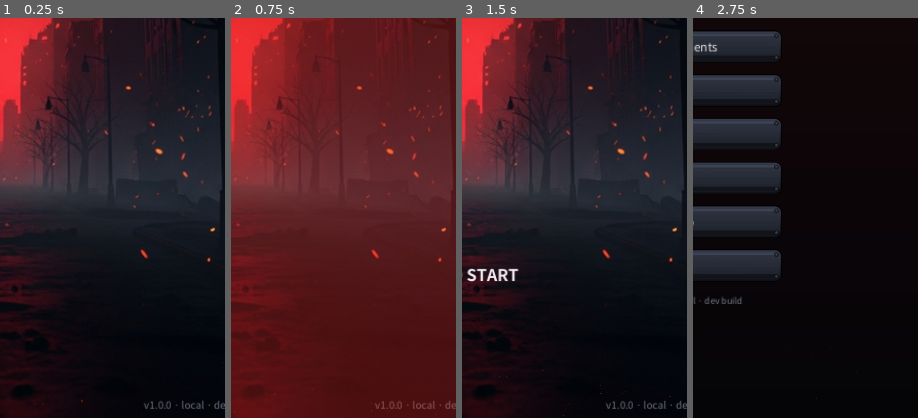
Above: before the commit, frames 1-4 (left to right).
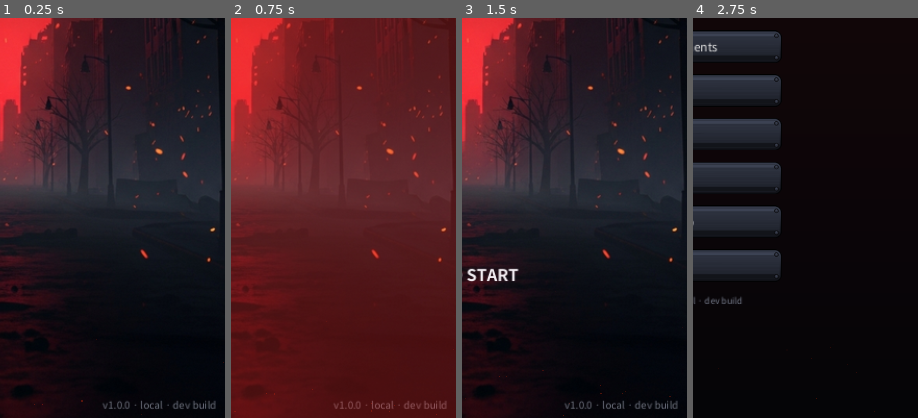
Above: after the commit, the same moments.

Repository: kosj/game_action_defence
Game: Godot game, scene res://scenes/TitleScreen.tscn
Same seed, same stepped clock (60 frames per second), same inputs: the game is played once before the commit and once after it. Sound files missing from this copy of the repository are replaced by a short silence.
Inputs (mouse positions are % of the whole screen's width and height, from its top left):
- Up to frame 1 (0.25 s): no input
- Up to frame 2 (0.75 s): tap Enter at 0.5 s; move the mouse to (72, 45) at 0.52 s; click (72, 45) at 0.67 s
- Up to frame 3 (1.5 s): tap Enter at 1.25 s; drag from (30, 55) to (45, 70) at 1.27 s
- Up to frame 4 (2.75 s): tap Enter at 2 s; move the mouse to (60, 28) at 2.02 s; click (60, 28) at 2.17 s
The pictures show only the part of the screen within x 50-100%, y 50-100%; the shares and areas given below are measured in that part.

The runs differ from the first frame. In frame 1, 0.5% of the frame differs, in the area x 45-100%, y 95-98%; in frame 2, 0.4%; in frame 3, 0.5%; in frame 4, nothing differs.

Commit message:
fix(ui): 보상 카드·타이틀 버전 라벨 텍스트 넘침 수정 + 검증 체계 보강
지난 점검이 두 곳을 놓쳤다. 원인은 도구의 한계였고 둘 다 고쳤다.

놓친 원인 1 — 인벤토리를 손으로 만들어 ChestRewardPanel 자체가 빠졌다.
놓친 원인 2 — 전체 문자열 길이만 봤다. 줄바꿈이 켜진 위젯은 "쪼갤 수 없는 가장 긴
단어"가 한 줄에 들어가야 하는데 그 검사가 없었다.

수정한 버그:
- 보물상자 보상 카드: 카드 4장일 때 카드 128px 에서 기본 콘텐츠 여백 18*2 를 빼면
  글자 자리가 92px 뿐인데, 아이템 이름 "Thunderstorm"(94.5px)·"Flamethrower"
  (92.4px) 가 더 넓어 카드 밖으로 삐져나왔다. UIStyle.panel() 에 content_margin
  인자를 열고 카드만 10 으로 줄여 안쪽을 108px 로 넓혔다(여유 12.5%).
- 타이틀 화면 버전 라벨: 박스가 116px 인데 빌드 문자열은 295px 라 2.5배 넘쳐
  우측 정렬 글자가 화면 왼쪽으로 흘러나왔다. 박스를 346px 로 넓히고 clip_text 추가.

검증 체계 보강(tools/check_text_fit.py):
- 케이스별 mode 추가. "word" 는 가장 긴 단어를 재서 줄바꿈 위젯을 검사한다.
- 놓쳤던 화면을 케이스에 추가: 보물상자 카드(4장/3장), 레벨업 카드, 캐릭터 카드,
  영구 강화 카드, 타이틀 3종, 광고 오버레이 3종.
- 커버리지 검사 추가: 텍스트 위젯이 있는 파일인데 케이스도 면제도 없으면 실패한다.
  ChestRewardPanel 을 목록에서 빼면 실제로 검출되는 것을 확인했다.
- 수정 전 값(안쪽 92px)으로 되돌리면 도구가 보상 카드 넘침을 잡는 것도 확인했다.

현재 39개 케이스 · 넘침 0 · 빠듯 0 · 미검증 파일 0.

Co-Authored-By: Claude Fable 5 <noreply@anthropic.com>
Claude-Session: https://claude.ai/code/session_01A6Ee1Gfh6a9JK5j9ExC4KB

Diff:
--- a/scripts/ChestRewardPanel.gd
+++ b/scripts/ChestRewardPanel.gd
@@ -418,7 +418,10 @@
 	for i in n:
 		var card := PanelContainer.new()
 		card.custom_minimum_size = Vector2(cw, ch)
-		card.add_theme_stylebox_override("panel", _UIStyle.panel(Color(0.10, 0.11, 0.16, 1.0), col, 14, 3))
+		# 콘텐츠 여백 18 → 10: 카드가 128px 밖에 안 돼 기본 여백으로는 글자 자리가 92px 만
+		# 남는데, 아이템 이름 중 "Thunderstorm"(94.5px)·"Flamethrower"(92.4px) 가 그보다 넓어
+		# 카드 밖으로 삐져나왔다. 여백을 줄여 안쪽을 108px 로 넓힌다.
+		card.add_theme_stylebox_override("panel", _UIStyle.panel(Color(0.10, 0.11, 0.16, 1.0), col, 14, 3, 10))
 		card.pivot_offset = Vector2(cw * 0.5, ch * 0.5)
 		card.mouse_filter = Control.MOUSE_FILTER_IGNORE
 		card.clip_contents = true   # 긴 보상 텍스트가 카드 밖으로 흘러넘치지 않게
--- a/scripts/TitleScreen.gd
+++ b/scripts/TitleScreen.gd
@@ -100,11 +100,14 @@
 	ver.anchor_right = 1.0
 	ver.anchor_top = 1.0
 	ver.anchor_bottom = 1.0
-	ver.offset_left = -130.0
+	# 빌드 라벨은 "v1.0.0 · <sha> · <날짜 시각> UTC" 라 16pt 에서 295px 이다.
+	# 박스가 116px 이던 탓에 우측 정렬 글자가 화면 왼쪽으로 흘러나왔다 → 346px 로 넓힌다.
+	ver.offset_left = -360.0
 	ver.offset_top = -34.0
 	ver.offset_right = -14.0
 	ver.offset_bottom = -10.0
 	ver.horizontal_alignment = HORIZONTAL_ALIGNMENT_RIGHT
+	ver.clip_text = true   # 빌드 문자열이 더 길어져도 박스 밖으로 새지 않게
 	ver.add_theme_font_size_override("font_size", 16)
 	ver.add_theme_color_override("font_color", Color(0.6, 0.62, 0.68, 0.7))
 	ver.mouse_filter = Control.MOUSE_FILTER_IGNORE
--- a/scripts/UIStyle.gd
+++ b/scripts/UIStyle.gd
@@ -65,11 +65,16 @@
 
 ## 텍스처 나인패치 패널. bg/border/radius/border_w 인자는 하위 호환용으로 유지하되
 ## 프레임 아트가 시각을 담당하므로 무시된다(콘텐츠 여백만 프레임 안쪽으로 잡는다).
-static func panel(_bg: Color, _border: Color, _radius: int = 18, _border_w: int = 3) -> StyleBoxTexture:
+##
+## content_margin: 기본 18 은 큰 패널 기준이다. 보상 카드처럼 폭이 128px 밖에 안 되는
+## 작은 패널에서는 좌우 36px 을 먹어 글자가 들어갈 자리가 92px 밖에 남지 않으므로,
+## 호출부가 줄일 수 있게 열어 둔다.
+static func panel(_bg: Color, _border: Color, _radius: int = 18, _border_w: int = 3,
+		content_margin: int = 18) -> StyleBoxTexture:
 	var sb := StyleBoxTexture.new()
 	sb.texture = _PANEL_FRAME_TEX
 	sb.set_texture_margin_all(_PANEL_FRAME_MARGIN)   # 코너는 원본 픽셀 크기로, 가운데는 늘어남
-	sb.set_content_margin_all(18)                    # 자식이 프레임 안쪽 어두운 영역에 앉도록
+	sb.set_content_margin_all(content_margin)        # 자식이 프레임 안쪽 어두운 영역에 앉도록
 	sb.draw_center = true
 	return sb
 
Not shown, changed: tools/check_text_fit.py
